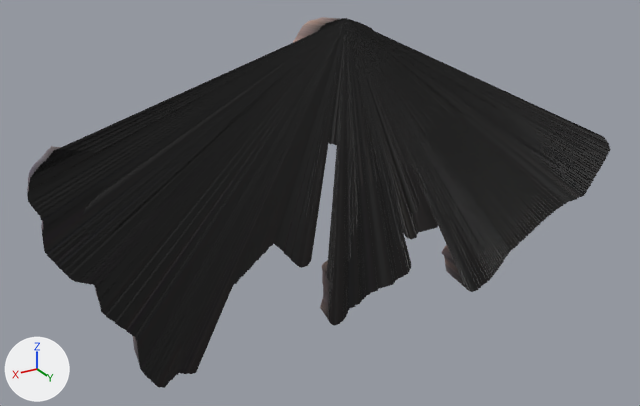
A saved change to the glTF model rock_9_hollow.glb.
The view is the same before and after, from a 50 mm lens placed at (9.69, 7.68, 1.04), pointed at (4.83, -0.43, -3.02). Every picture has the same lights, and +X, +Y and +Z are marked at lower left. The picture after the commit comes second. Where no turn or scale is listed for an object, it has been applied to the vertices.

Before the edit, the objects in view are built like this:
```python
me_gltf = bpy.data.meshes.new('GLTF')
me_gltf.from_pydata(...)  # 25837 vertices, 51668 faces; spans x 0.5..8.15, y -0.58..-0.01, z -4.58..-0.81
me_gltf.materials.append(mat_defaultmaterial)
ob_gltf = bpy.data.objects.new('GLTF', me_gltf)
ob_gltf.location = (0.0, 0.0, 0.0)
```
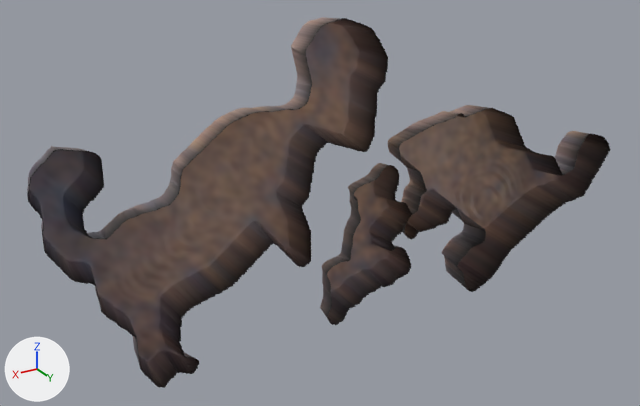
Diff of the bpy script that builds the scene:
```diff
--- a/rock_9_hollow.glb.py
+++ b/rock_9_hollow.glb.py
@@ me_gltf @@
 # used by ob_gltf; location = (0.0, 0.0, 0.0)
-me_gltf.from_pydata(...)  # 25837 vertices, 51668 faces; spans x 0.5..8.15, y -0.58..-0.01, z -4.58..-0.81
+me_gltf.from_pydata(...)  # 25646 vertices, 49591 faces; spans x 0.5..8.15, y -0.58..-0.01, z -4.58..-0.81
+# me_gltf part 1: 191 vertices removed from x 0.57..8.13, y -0.01, z -4.57..-0.82
 me_gltf.materials.append(mat_defaultmaterial)
```

Boxes [x1, y1, x2, y2] around the edits, measured in the pictures (640 x 406 px):
part 1 of me_gltf, deleted: before [29, 19, 606, 380]
